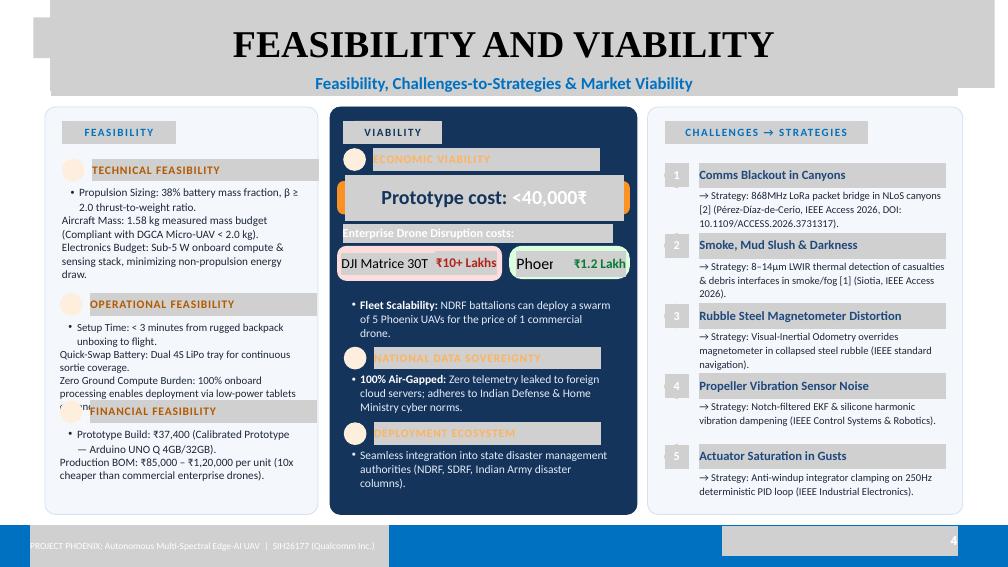
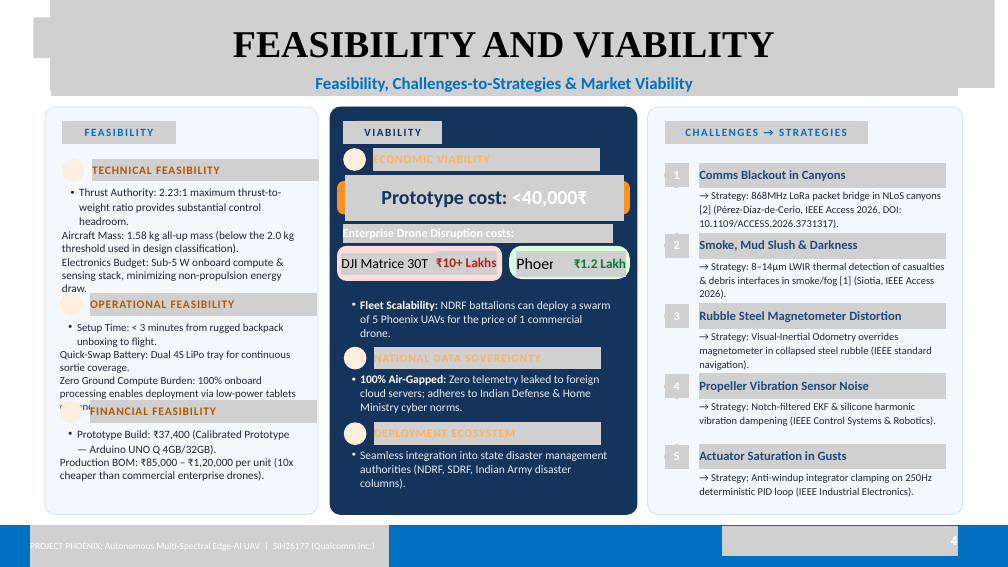
Before and after one commit to jvstin47/Phoenix-SIH26177-SAR-UAV, a slide deck: slide 4 of Copy of SIH26177_v7.pptx.pptx. Drawn at 1008x567 pixels with LibreOffice and Linux fonts; fonts in the diff are those of the drawing; grey boxes stand for pictures; background and template pictures are left out. Boxes give left, top, right and bottom in pixels: in the first picture for what was removed or moved away, otherwise in the second. Text is boxed around its words. In the diff, an @@ line names an element or a change of style, - is before the commit and + after.

```diff
--- a/Copy of SIH26177_v7.pptx.pptx
+++ b/Copy of SIH26177_v7.pptx.pptx
@@ text at box(62, 188, 294, 254): text changed @@
-  • Propulsion Sizing: 38% battery mass fraction, β ≥ 2.0 thrust-to-weight ratio.
-Aircraft Mass: 1.58 kg measured mass budget (Compliant with DGCA Micro-UAV < 2.0 kg).
+  • Thrust Authority: 2.23:1 maximum thrust-to-weight ratio provides substantial control headroom.
+Aircraft Mass: 1.58 kg all-up mass (below the 2.0 kg threshold used in design classification).
```
Also in this commit, not shown: 3 other slides changed, 11 other files.
